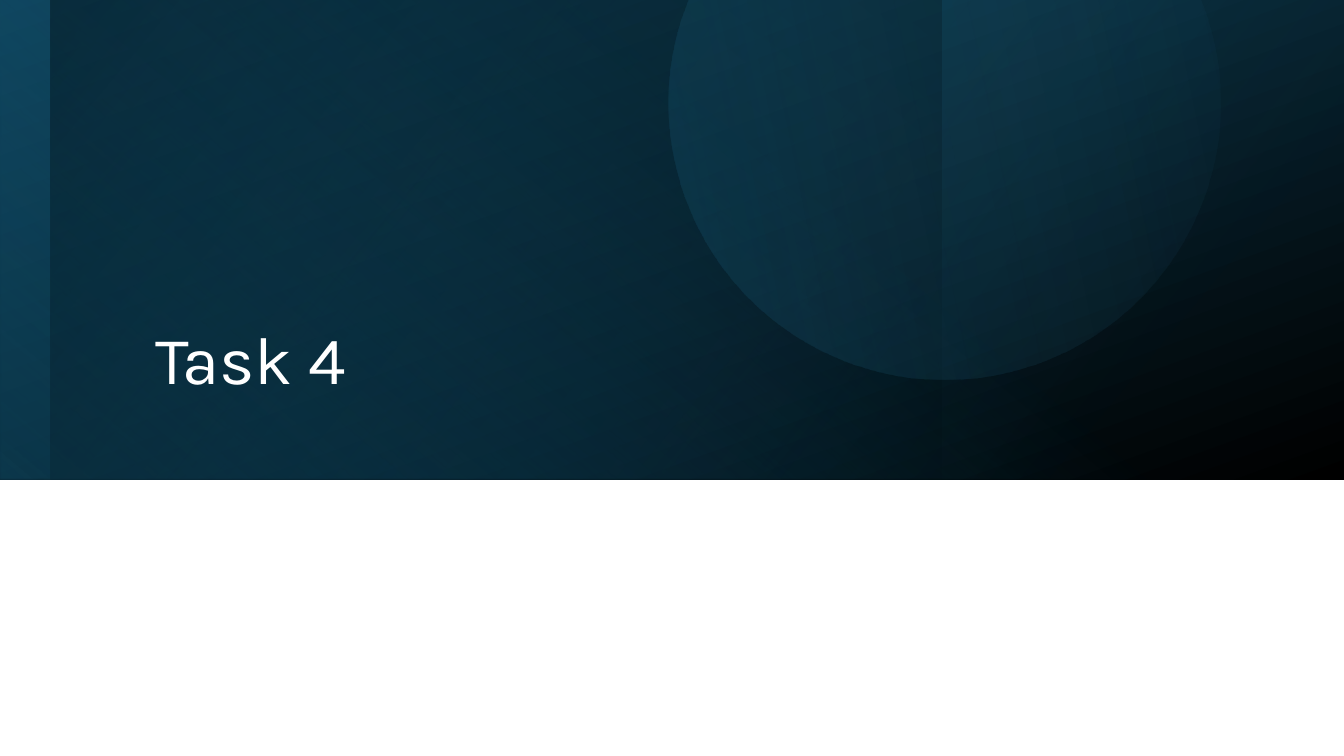
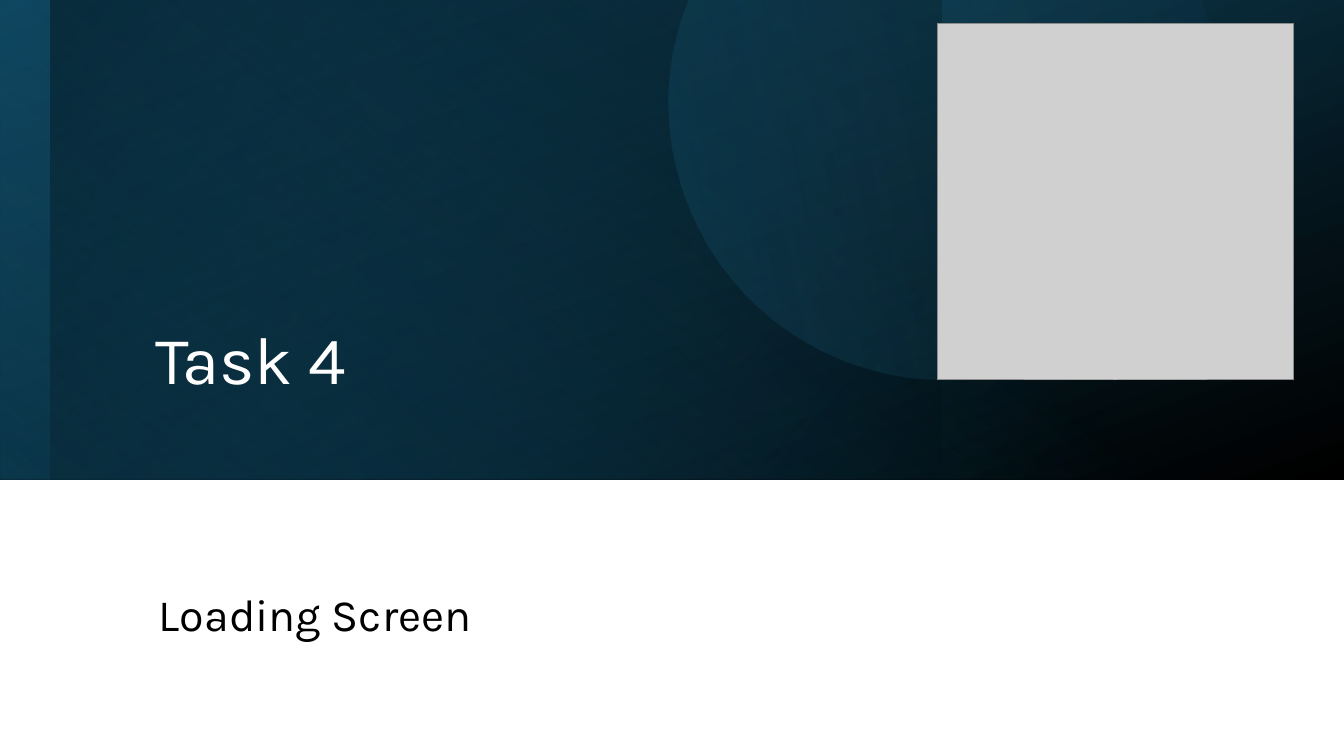
Before and after one commit to sebivenlo/esd-2024-threejs, a slide deck: slide 11 of Präsentation.pptx. Drawn at 1344x756 pixels with LibreOffice and Linux fonts; fonts in the diff are those of the drawing; grey boxes stand for pictures. Boxes give left, top, right and bottom in pixels: in the first picture for what was removed or moved away, otherwise in the second. Text is boxed around its words. In the diff, an @@ line names an element or a change of style, - is before the commit and + after.

```diff
--- a/Präsentation.pptx
+++ b/Präsentation.pptx
@@ picture added at (938,24,1294,380) @@
@@ text added at (159,600,471,642), 32 pt, text #000000 @@
+Loading Screen
```
Also in this commit, not shown: 5 other slides changed.
